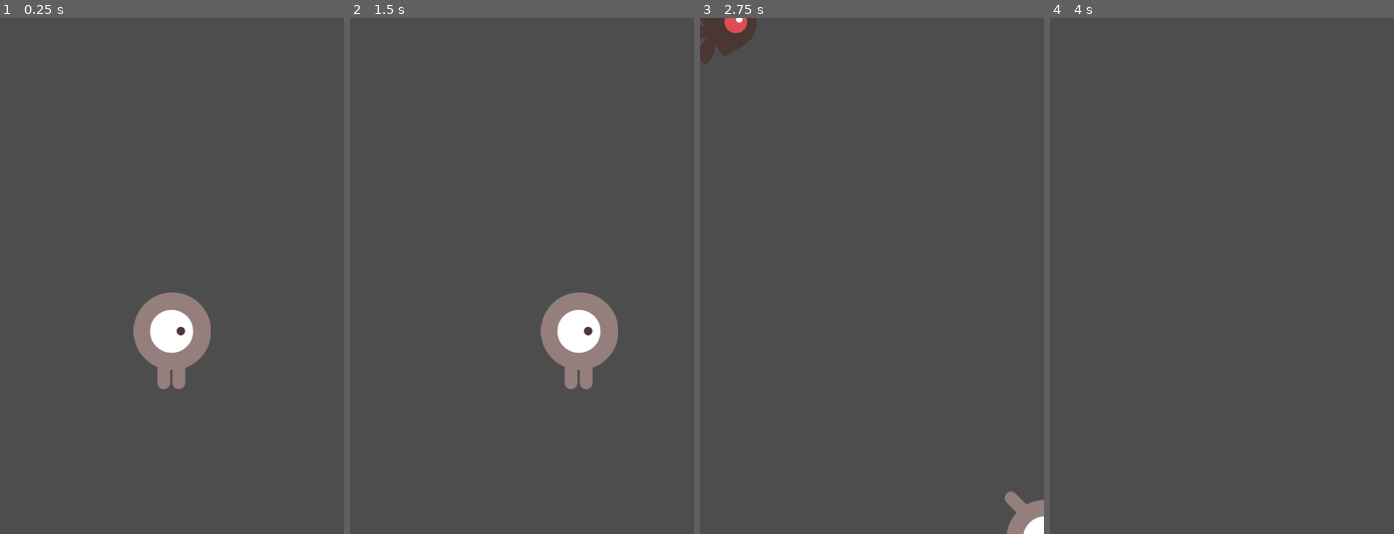
Above: before the commit, frames 1-4 (left to right).
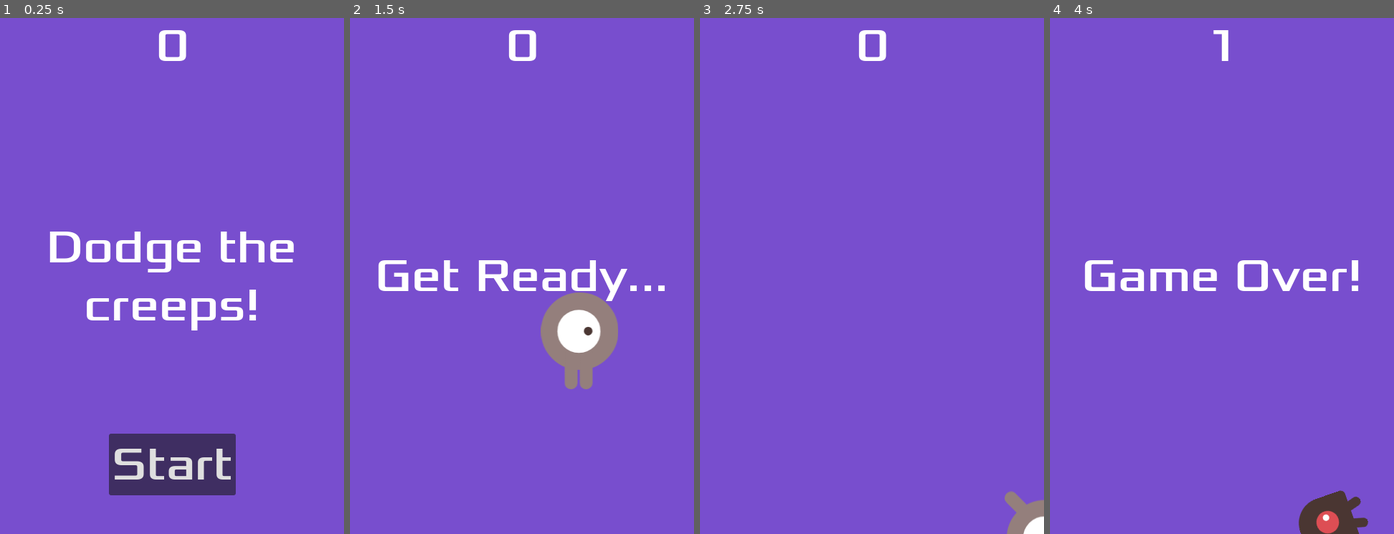
Above: after the commit, the same moments.

Repository: Terracom12/Senior-Passion-Project
Game: Godot game, scene res://main.tscn
Two runs of this game, one before a commit and one after it. Both use one fixed random seed, a clock stepped at 60 frames per second and the inputs below.
Inputs (mouse positions are in pixels of both pictures, inside the frame that each line leads up to):
- Up to frame 1 (0.25 s): no input
- Up to frame 2 (1.5 s): click (522, 466) at 0.5 s, where only the run after the commit has a clickable "Start"; tap Enter at 1.25 s; hold Right (move_right) from 1.28 s (still down)
- Up to frame 3 (2.75 s): release Right (move_right) at 2.03 s; hold Down (move_down) from 2.03 s (still down)
- Up to frame 4 (4 s): release Down (move_down) at 2.78 s; hold Right (move_right) 2.78-3.53 s; hold Up (move_up) from 3.53 s (still down)

The runs differ from the first frame. In frame 1, 100% of the frame differs, in the area x 0-100%, y 0-100%; in frame 2, 97%; in frame 3, 99%; in frame 4, 100%.

Commit message:
Completed godot 2d tutorial game

Diff:
--- /dev/null
+++ b/Godot-Dodge-Demo/Hud.gd
@@ -0,0 +1,29 @@
+extends CanvasLayer
+
+signal start_game
+
+func show_message(text):
+	$Message.text = text
+	$Message.show()
+	$MessageTimer.start()
+
+func show_game_over():
+	show_message("Game Over!")
+	await $MessageTimer.timeout
+
+	$Message.text = "Dodge the Creeps!"
+	$Message.show()
+	await get_tree().create_timer(1.0).timeout
+	$StartButton.show()
+
+func update_score(score):
+	$ScoreLabel.text = str(score)
+
+
+func _on_message_timer_timeout():
+	$Message.hide()
+
+
+func _on_start_button_pressed():
+	$StartButton.hide()
+	start_game.emit()
--- /dev/null
+++ b/Godot-Dodge-Demo/Hud.tscn
@@ -0,0 +1,66 @@
+[gd_scene load_steps=5 format=3 uid="uid://cex2b5u04seoa"]
+
+[ext_resource type="FontFile" uid="uid://d3bbc3rhw7o32" path="res://fonts/Xolonium-Regular.ttf" id="1_24hq4"]
+[ext_resource type="Script" path="res://Hud.gd" id="1_ptnyx"]
+
+[sub_resource type="InputEventAction" id="InputEventAction_ij5ci"]
+action = &"start_game"
+
+[sub_resource type="Shortcut" id="Shortcut_tqopq"]
+events = [SubResource("InputEventAction_ij5ci")]
+
+[node name="HUD" type="CanvasLayer"]
+script = ExtResource("1_ptnyx")
+
+[node name="ScoreLabel" type="Label" parent="."]
+anchors_preset = 5
+anchor_left = 0.5
+anchor_right = 0.5
+offset_left = -20.0
+offset_right = 20.0
+offset_bottom = 23.0
+grow_horizontal = 2
+theme_override_fonts/font = ExtResource("1_24hq4")
+theme_override_font_sizes/font_size = 64
+text = "0"
+
+[node name="Message" type="Label" parent="."]
+anchors_preset = 14
+anchor_top = 0.5
+anchor_right = 1.0
+anchor_bottom = 0.5
+offset_top = -13.0
+offset_bottom = 13.0
+grow_horizontal = 2
+grow_vertical = 2
+theme_override_fonts/font = ExtResource("1_24hq4")
+theme_override_font_sizes/font_size = 64
+text = "Dodge the creeps!"
+horizontal_alignment = 1
+vertical_alignment = 1
+autowrap_mode = 2
+
+[node name="StartButton" type="Button" parent="."]
+anchors_preset = 7
+anchor_left = 0.5
+anchor_top = 1.0
+anchor_right = 0.5
+anchor_bottom = 1.0
+offset_left = -88.5
+offset_top = -140.0
+offset_right = 88.5
+offset_bottom = -54.0
+grow_horizontal = 2
+grow_vertical = 0
+theme_override_fonts/font = ExtResource("1_24hq4")
+theme_override_font_sizes/font_size = 64
+shortcut = SubResource("Shortcut_tqopq")
+text = "Start
+"
+
+[node name="MessageTimer" type="Timer" parent="."]
+wait_time = 2.0
+one_shot = true
+
+[connection signal="pressed" from="StartButton" to="." method="_on_start_button_pressed"]
+[connection signal="timeout" from="MessageTimer" to="." method="_on_message_timer_timeout"]
--- a/Godot-Dodge-Demo/Main.gd
+++ b/Godot-Dodge-Demo/Main.gd
@@ -3,26 +3,36 @@
 @export var mob_scene: PackedScene
 var score
 
-
-func _ready():
-	new_game()
-
 func game_over():
 	$ScoreTimer.stop()
 	$MobTimer.stop()
+
+	$HUD.show_game_over()
+
+	$Music.stop()
+	$DeathSound.play()
 
 func new_game():
 	score = 0
 	$Player.start($StartPosition.position)
 	$StartTimer.start()
 
+	get_tree().call_group("mobs", "queue_free")
+
+	$HUD.update_score(score)
+	$HUD.show_message("Get Ready...")
+
+	$Music.play()
+
 
 func _on_start_timer_timeout():
 	$MobTimer.start()
+	$ScoreTimer.start()
 
 
 func _on_score_timer_timeout():
 	score += 1
+	$HUD.update_score(score)
 
 func _on_mob_timer_timeout():
 	var mob = mob_scene.instantiate()
@@ -36,3 +46,8 @@
 	mob.linear_velocity = Vector2(randf_range(150,250),0).rotated(mob.rotation)
 
 	add_child(mob)
+
+
+
+func _on_hud_start_game():
+	new_game()
--- a/Godot-Dodge-Demo/Mob.tscn
+++ b/Godot-Dodge-Demo/Mob.tscn
@@ -48,7 +48,7 @@
 "speed": 3.0
 }]
 
-[node name="Mob" type="RigidBody2D"]
+[node name="Mob" type="RigidBody2D" groups=["mobs"]]
 collision_mask = 0
 gravity_scale = 0.0
 script = ExtResource("1_thmfn")
--- a/Godot-Dodge-Demo/main.tscn
+++ b/Godot-Dodge-Demo/main.tscn
@@ -1,8 +1,11 @@
-[gd_scene load_steps=5 format=3 uid="uid://d26oneuob6hg"]
+[gd_scene load_steps=8 format=3 uid="uid://d26oneuob6hg"]
 
 [ext_resource type="Script" path="res://Main.gd" id="1_gynnv"]
 [ext_resource type="PackedScene" uid="uid://2oamih336fdi" path="res://Player.tscn" id="2_7rs0e"]
 [ext_resource type="PackedScene" uid="uid://bgwlmlvmhrqpd" path="res://Mob.tscn" id="2_84vhn"]
+[ext_resource type="PackedScene" uid="uid://cex2b5u04seoa" path="res://Hud.tscn" id="4_vfbm0"]
+[ext_resource type="AudioStream" uid="uid://ofgvb2ud6lfg" path="res://art/House In a Forest Loop.ogg" id="5_avb4s"]
+[ext_resource type="AudioStream" uid="uid://c481l1hlwekev" path="res://art/gameover.wav" id="6_bx05a"]
 
 [sub_resource type="Curve2D" id="Curve2D_w3py6"]
 _data = {
@@ -13,6 +16,14 @@
 [node name="Main" type="Node"]
 script = ExtResource("1_gynnv")
 mob_scene = ExtResource("2_84vhn")
+
+[node name="ColorRect" type="ColorRect" parent="."]
+anchors_preset = 15
+anchor_right = 1.0
+anchor_bottom = 1.0
+grow_horizontal = 2
+grow_vertical = 2
+color = Color(0.470588, 0.305882, 0.807843, 1)
 
 [node name="Player" parent="." instance=ExtResource("2_7rs0e")]
 
@@ -33,7 +44,16 @@
 
 [node name="MobSpawnLocation" type="PathFollow2D" parent="MobPath"]
 
+[node name="HUD" parent="." instance=ExtResource("4_vfbm0")]
+
+[node name="Music" type="AudioStreamPlayer" parent="."]
+stream = ExtResource("5_avb4s")
+
+[node name="DeathSound" type="AudioStreamPlayer" parent="."]
+stream = ExtResource("6_bx05a")
+
 [connection signal="hit" from="Player" to="." method="game_over"]
 [connection signal="timeout" from="MobTimer" to="." method="_on_mob_timer_timeout"]
 [connection signal="timeout" from="ScoreTimer" to="." method="_on_score_timer_timeout"]
 [connection signal="timeout" from="StartTimer" to="." method="_on_start_timer_timeout"]
+[connection signal="start_game" from="HUD" to="." method="_on_hud_start_game"]
--- a/Godot-Dodge-Demo/project.godot
+++ b/Godot-Dodge-Demo/project.godot
@@ -47,6 +47,12 @@
 , Object(InputEventKey,"resource_local_to_scene":false,"resource_name":"","device":-1,"window_id":0,"alt_pressed":false,"shift_pressed":false,"ctrl_pressed":false,"meta_pressed":false,"pressed":false,"keycode":0,"physical_keycode":83,"key_label":0,"unicode":115,"echo":false,"script":null)
 ]
 }
+start_game={
+"deadzone": 0.5,
+"events": [Object(InputEventKey,"resource_local_to_scene":false,"resource_name":"","device":-1,"window_id":0,"alt_pressed":false,"shift_pressed":false,"ctrl_pressed":false,"meta_pressed":false,"pressed":false,"keycode":0,"physical_keycode":4194309,"key_label":0,"unicode":0,"echo":false,"script":null)
+, Object(InputEventKey,"resource_local_to_scene":false,"resource_name":"","device":-1,"window_id":0,"alt_pressed":false,"shift_pressed":false,"ctrl_pressed":false,"meta_pressed":false,"pressed":false,"keycode":0,"physical_keycode":32,"key_label":0,"unicode":32,"echo":false,"script":null)
+]
+}
 
 [rendering]
 
